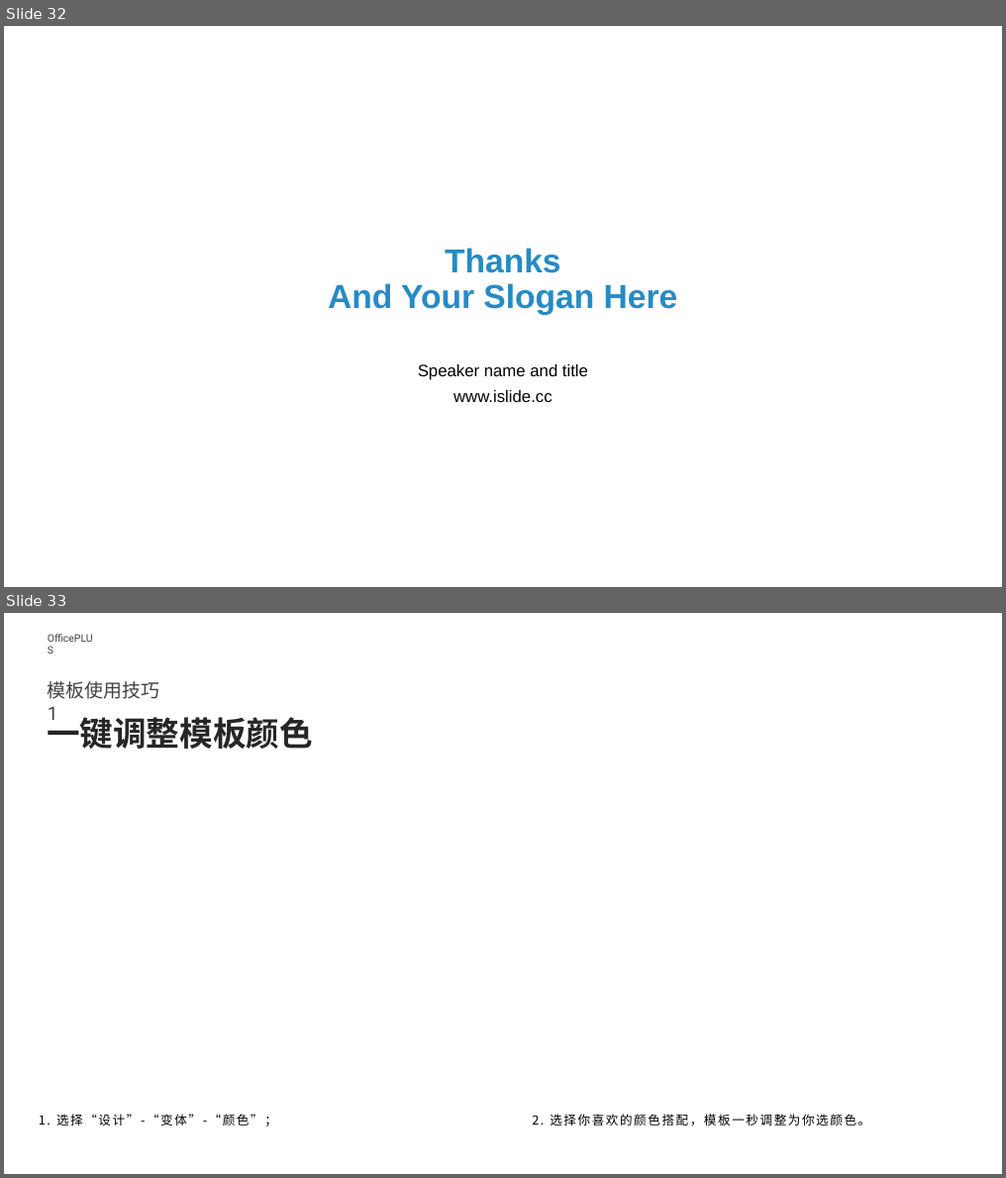
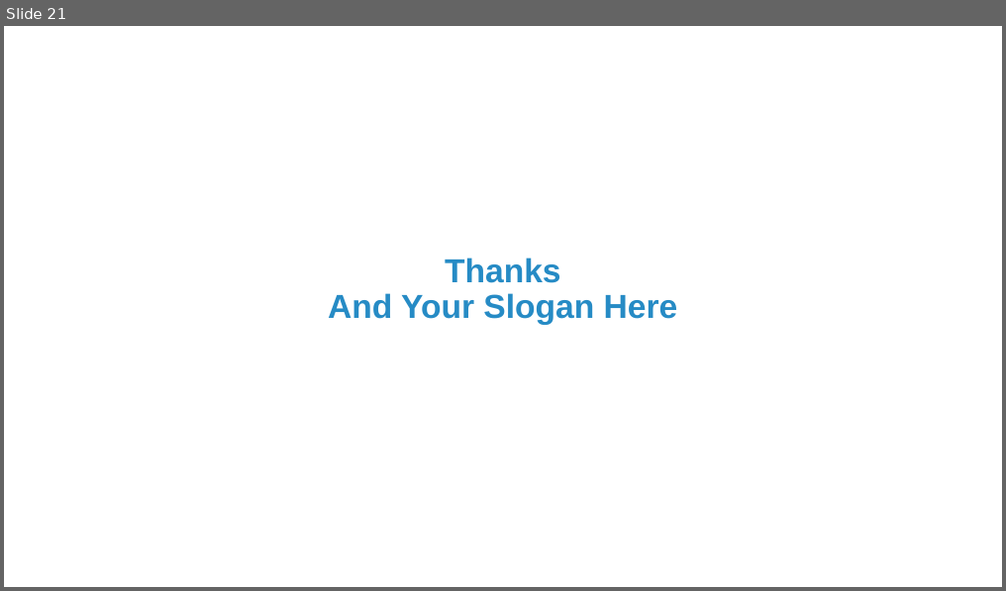
Before and after one commit to tenda-cn/Database_group, a slide deck: ppt模版选择1/3.pptx. Shown one above the other, each under a label of ours: slides 32 and 33 before the commit, slide 21 after it. The pictures are 1006x1178 and 1006x591 pixels, drawn with LibreOffice and Linux fonts; fonts in the diff are those of the drawing; background and template pictures are left out. Boxes give left, top, right and bottom in pixels: in the first picture for what was removed or moved away, otherwise in the second. Text is boxed around its words. In the diff, an @@ line names an element or a change of style, - is before the commit and + after.

```diff
--- a/ppt模版选择1/3.pptx
+++ b/ppt模版选择1/3.pptx
@@ slide 33 removed at box(4, 613, 1002, 1174), background #FFFFFF @@
@@ text removed at box(40, 628, 104, 649) @@
-OfficePLUS
@@ text removed at box(48, 681, 159, 720) @@
-模板使用技巧 1
@@ text removed at box(47, 711, 313, 749) @@
-一键调整模板颜色
@@ text removed at box(39, 1114, 277, 1127) @@
-1. 选择“设计”-“变体”-“颜色”；
@@ text removed at box(532, 1114, 870, 1126) @@
-2. 选择你喜欢的颜色搭配，模板一秒调整为你选颜色。
@@ what was slide 32 is now slide 21 @@
@@ slide 21 changed as well @@
@@ title "Thanks And Your Slogan Here": place and size @@
-title "Thanks And Your Slogan Here" at box(328, 248, 678, 315)
+title "Thanks And Your Slogan Here" at box(328, 258, 678, 325)
@@ text removed at box(418, 365, 588, 380) @@
-Speaker name and title
@@ text removed at box(453, 390, 552, 402) @@
-www.islide.cc
```
Also in this commit, not shown: 20 slides added, 36 other slides removed, 1 other file.
